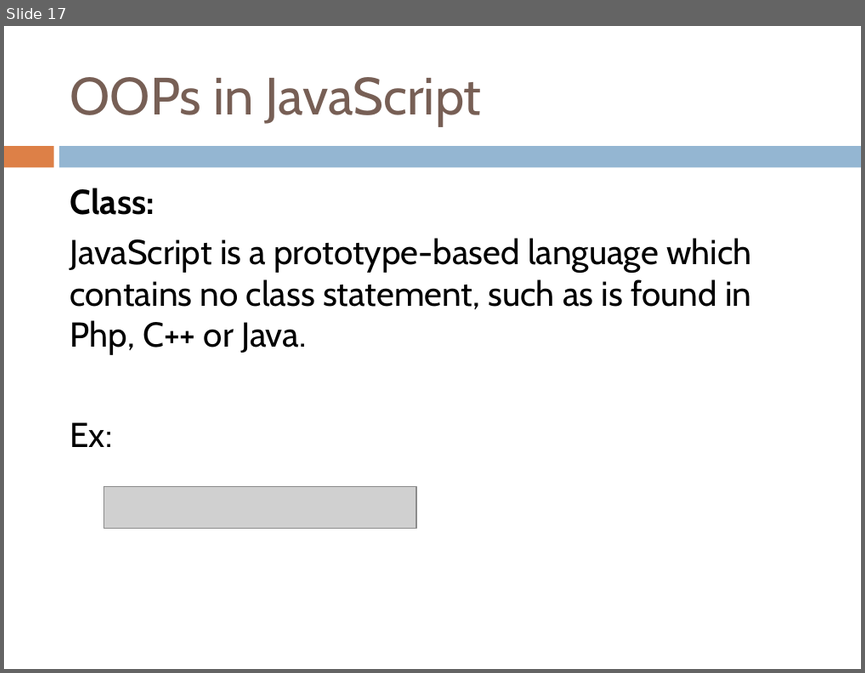
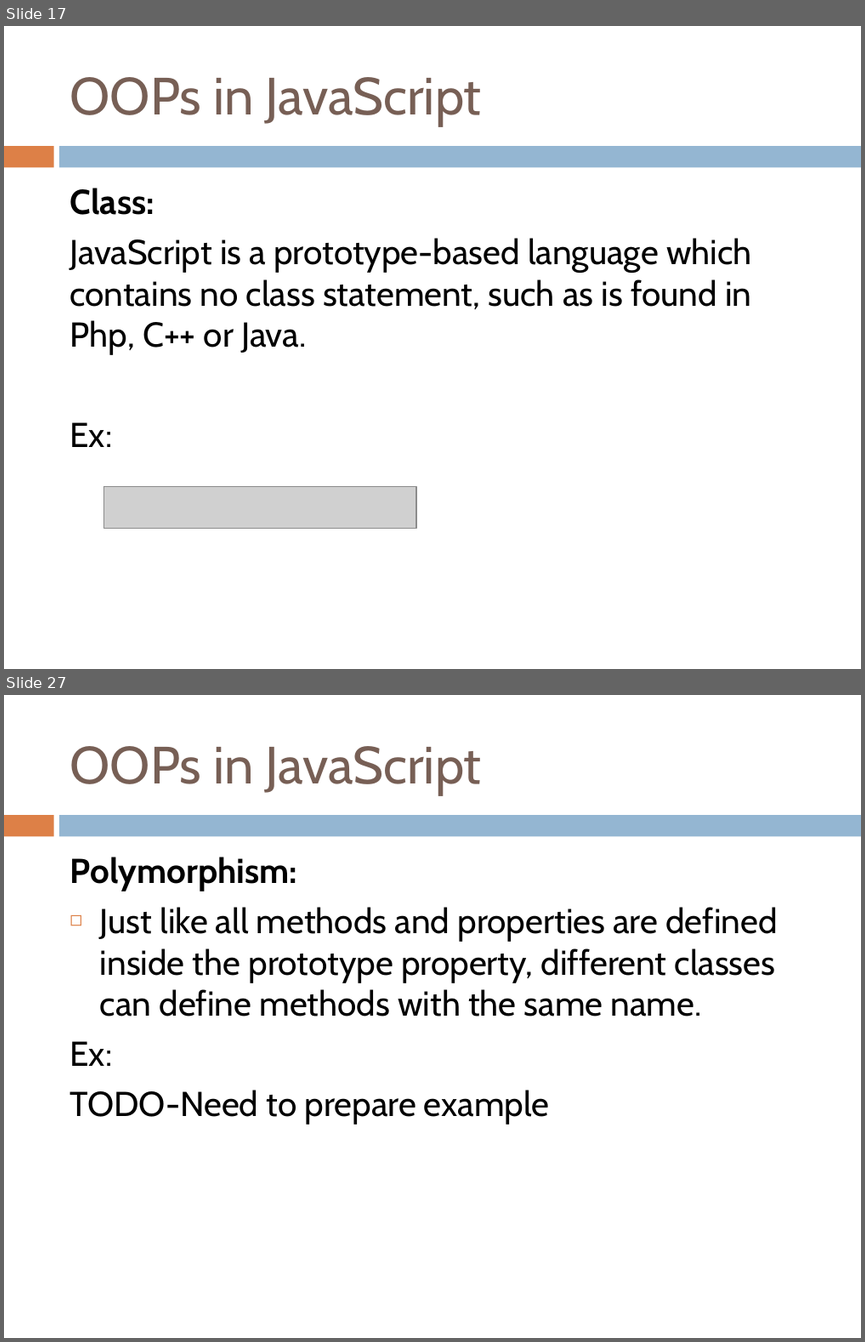
Before and after one commit to yedukondalurd/PPT, a slide deck: Advanced Javascript.pptx. Shown one above the other, each under a label of ours: slide 17 before the commit, slides 17 and 27 after it; the slides between them are not shown. The pictures are 865x673 and 865x1342 pixels, drawn with LibreOffice and Linux fonts; fonts in the diff are those of the drawing; grey boxes stand for pictures. Boxes give left, top, right and bottom in pixels: in the first picture for what was removed or moved away, otherwise in the second. Text is boxed around its words. In the diff, an @@ line names an element or a change of style, - is before the commit and + after.

```diff
--- a/Advanced Javascript.pptx
+++ b/Advanced Javascript.pptx
@@ slide 27 added at (x1=4, y1=695, x2=861, y2=1338), background #FFFFFF; not listed: 2 template elements that a slide beside it also shows @@
@@ title added at (x1=69, y1=746, x2=482, y2=795), 44 pt, text #775F55 @@
+OOPs in JavaScript
@@ text added at (x1=69, y1=857, x2=777, y2=1123), 29 pt, text #000000 @@
+Polymorphism:
+◻ Just like all methods and properties are defined inside the prototype property, different classes can define methods with the same name.
+Ex:
+TODO-Need to prepare example
```
Also in this commit, not shown: 3 slides changed, 12 other slides added, 1 other file.
